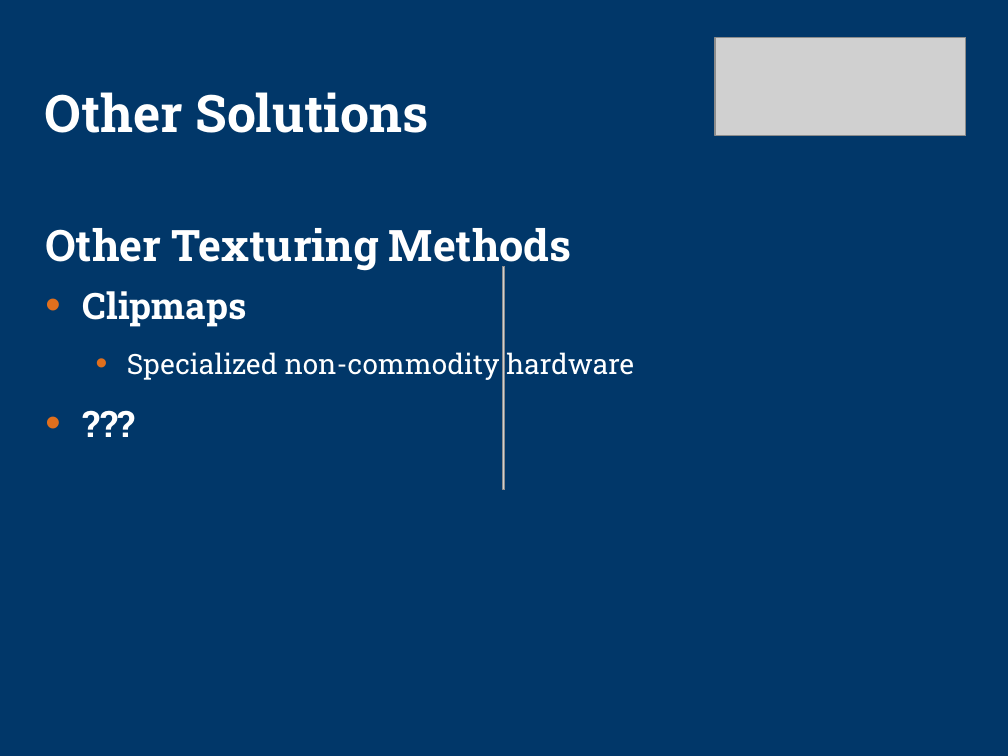
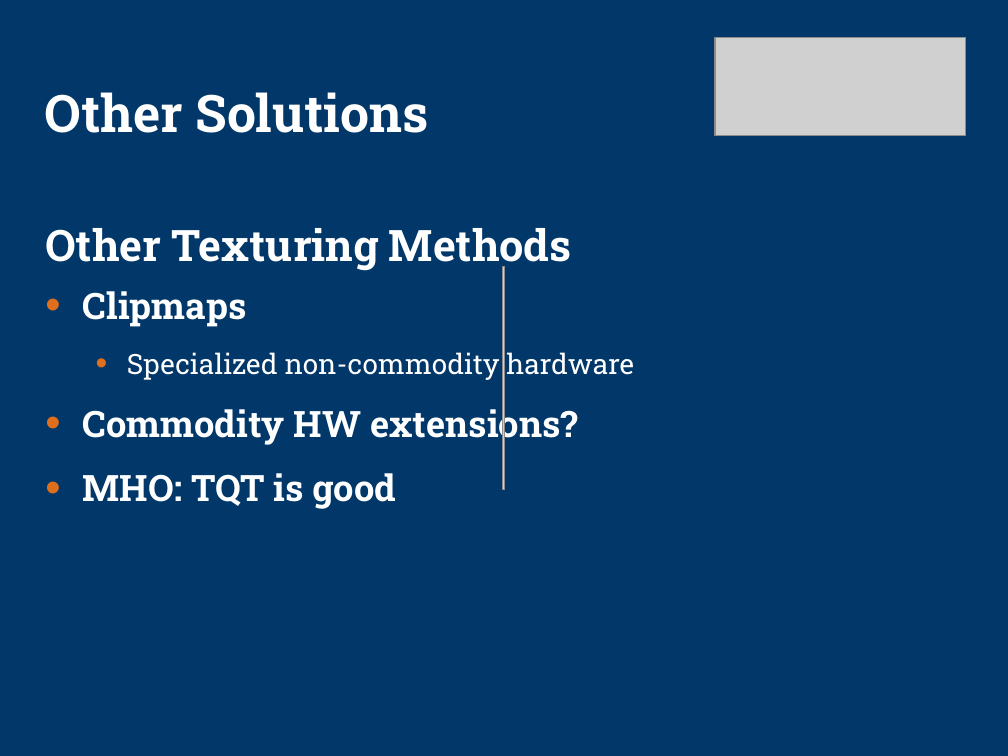
Before and after one commit to technosaurus/gameswf, a slide deck: slide 38 of tu-testbed/docs/sig-preso2.ppt (slide 39 before the commit). Drawn at 1008x756 pixels with LibreOffice and Linux fonts; fonts in the diff are those of the drawing; grey boxes stand for pictures; background and template pictures are left out. Boxes give left, top, right and bottom in pixels: in the first picture for what was removed or moved away, otherwise in the second. Text is boxed around its words. In the diff, an @@ line names an element or a change of style, - is before the commit and + after.

```diff
--- a/tu-testbed/docs/sig-preso2.ppt
+++ b/tu-testbed/docs/sig-preso2.ppt
@@ text at (83,403,578,509): text changed @@
-• ???
+• Commodity HW extensions?
+• MHO: TQT is good
```
Also in this commit, not shown: 11 other slides changed, 1 slide removed, 6 other files.
